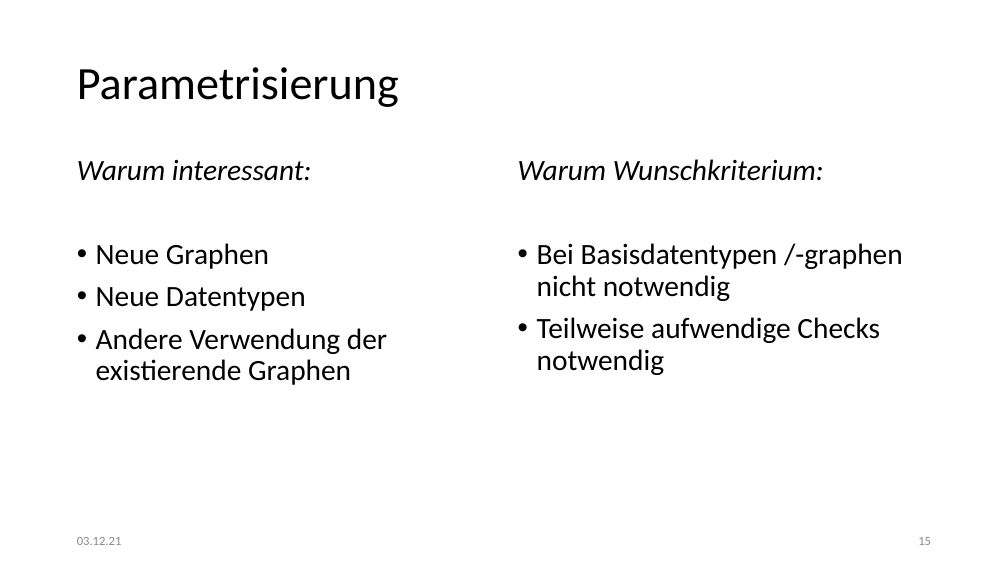
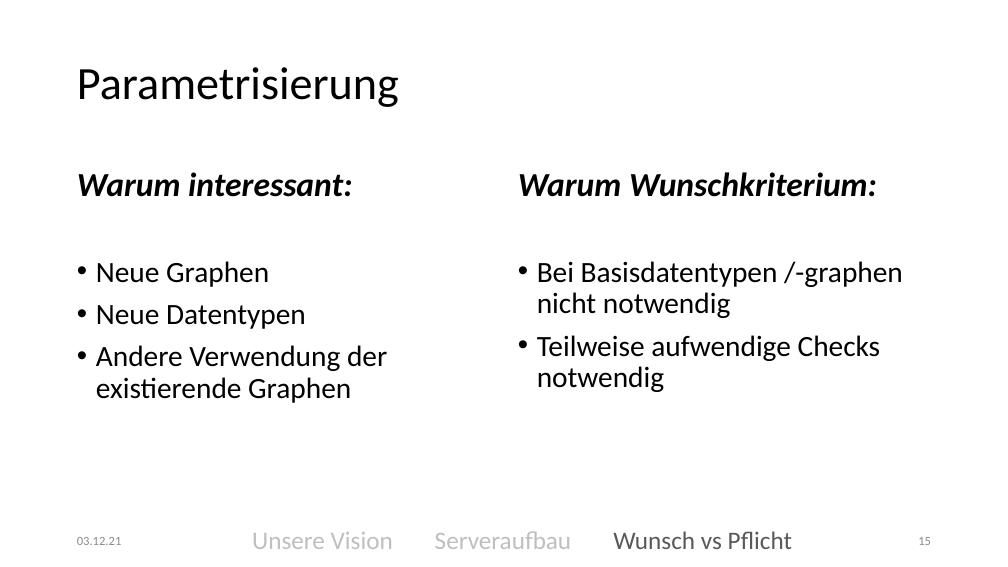
Before and after one commit to kittyahy/PSEAppGruppe2, a slide deck: slide 15 of Praesentationen/01-Definitionsphase/Präsentation.pptx. Drawn at 1008x567 pixels with LibreOffice and Linux fonts; fonts in the diff are those of the drawing. Boxes give left, top, right and bottom in pixels: in the first picture for what was removed or moved away, otherwise in the second. Text is boxed around its words. In the diff, an @@ line names an element or a change of style, - is before the commit and + after.

```diff
--- a/Praesentationen/01-Definitionsphase/Präsentation.pptx
+++ b/Praesentationen/01-Definitionsphase/Präsentation.pptx
@@ text at box(77, 159, 312, 181): paragraph removed @@
-Warum interessant:
@@ text added at box(77, 172, 352, 197), 32 pt, text #000000, bold, italic @@
+Warum interessant:
@@ text at box(518, 159, 824, 181): paragraph removed @@
-Warum Wunschkriterium:
@@ text added at box(518, 172, 877, 197), 32 pt, text #000000, bold, italic @@
+Warum Wunschkriterium:
@@ text "Neue Graphen": place and size @@
-text "Neue Graphen" at box(77, 159, 387, 385)
+text "Neue Graphen" at box(96, 261, 387, 403)
@@ text "Bei Basisdatentypen /-graphen nicht notwendig": place and size @@
-text "Bei Basisdatentypen /-graphen nicht notwendig" at box(518, 159, 903, 375)
+text "Bei Basisdatentypen /-graphen nicht notwendig" at box(537, 261, 903, 392)
@@ text added at box(252, 532, 393, 549), 24 pt, text #BFBFBF @@
+Unsere Vision
@@ text added at box(435, 531, 571, 549), 24 pt, text #BFBFBF @@
+Serveraufbau
@@ text added at box(613, 531, 792, 549), 24 pt, text #595959 @@
+Wunsch vs Pflicht
```
Also in this commit, not shown: 16 other slides changed.
